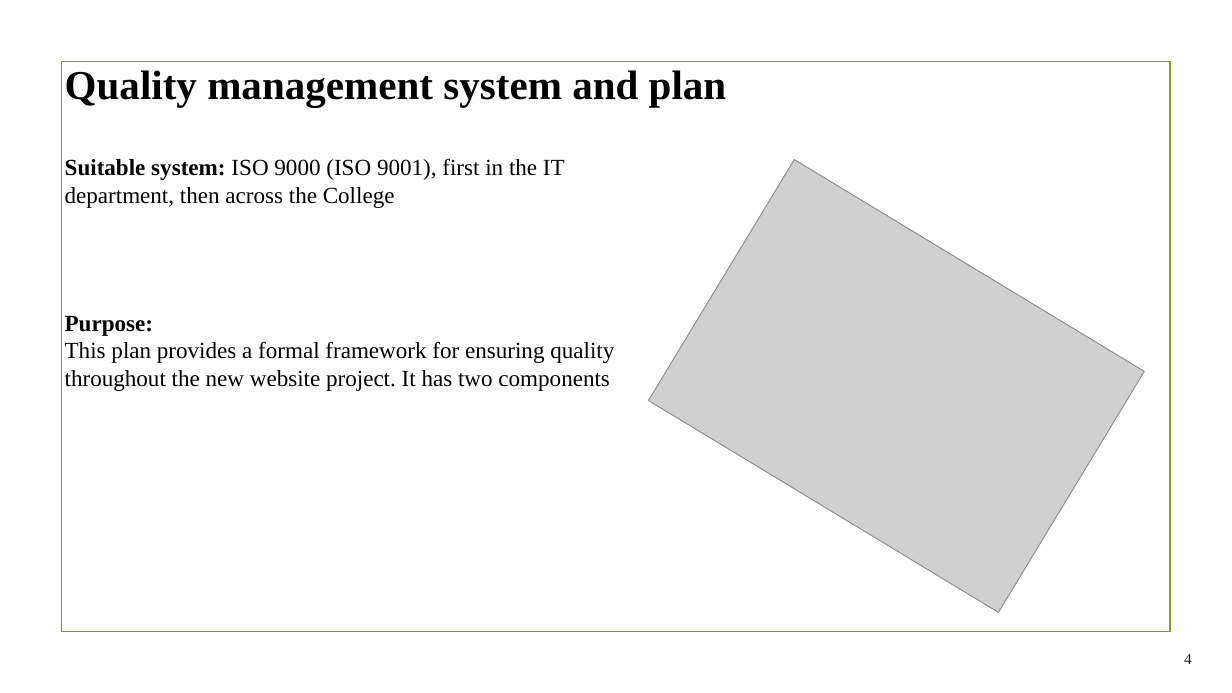
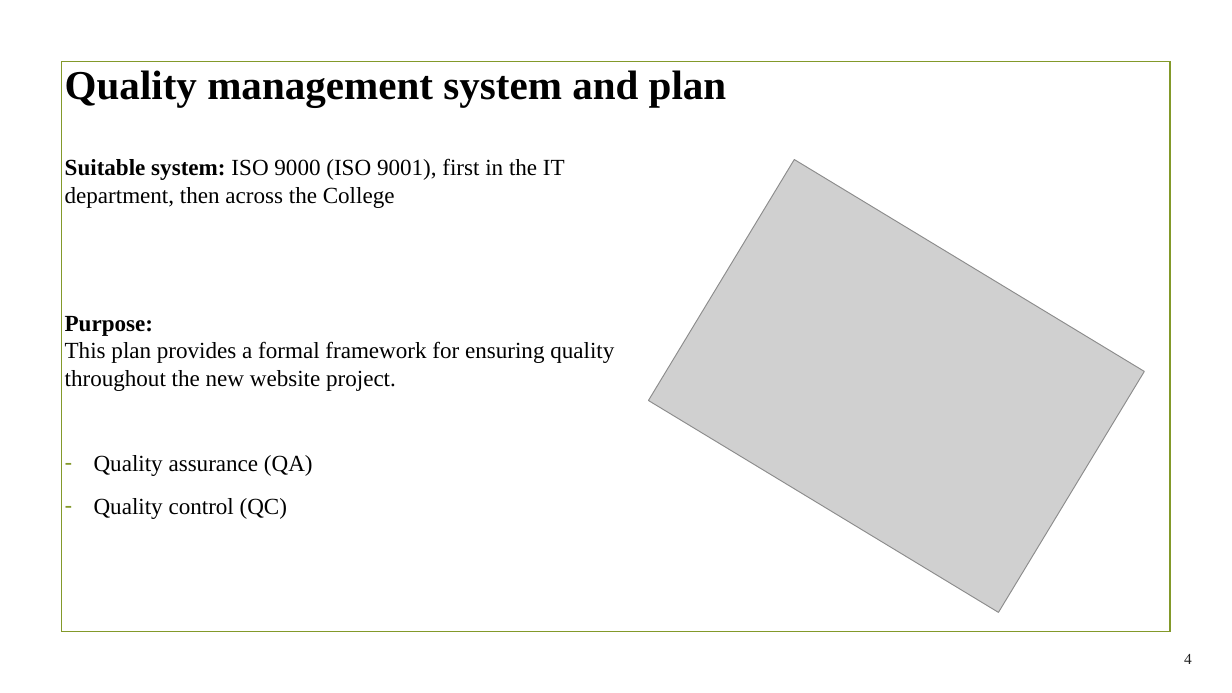
Before and after one commit to Advanced-Diploma-of-IT-Tel-Network-Eng/Assessments, a slide deck: slide 4 of 2026-T4/ICTSAD507-Design_ImplQA_processes/task2/2-Presentation.pptx. Drawn at 1232x693 pixels with LibreOffice and Linux fonts; fonts in the diff are those of the drawing; grey boxes stand for pictures; background and template pictures are left out. Boxes give left, top, right and bottom in pixels: in the first picture for what was removed or moved away, otherwise in the second. Text is boxed around its words. In the diff, an @@ line names an element or a change of style, - is before the commit and + after.

```diff
--- a/2026-T4/ICTSAD507-Design_ImplQA_processes/task2/2-Presentation.pptx
+++ b/2026-T4/ICTSAD507-Design_ImplQA_processes/task2/2-Presentation.pptx
@@ text at [65, 316, 614, 519]: text changed @@
-Purpose:
-This plan provides a formal framework for ensuring quality throughout the new website project. It has two components
+Purpose:
+This plan provides a formal framework for ensuring quality throughout the new website project.
+– Quality assurance (QA)
+– Quality control (QC)
```
Also in this commit, not shown: 3 other slides changed, 1 other file.
